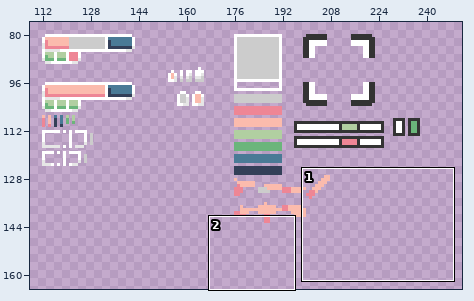
One commit to this pixel-art file: assets/spritesheets/ui.aseprite. Above: a wide view before the commit, with the close-up outlined.
Close-up. Before:
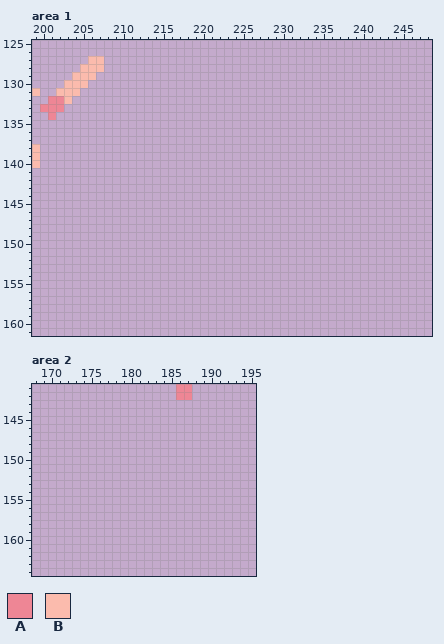
256x256 pixels, 1 frame. Shown: area 1: x 199..248, y 125..161; area 2: x 168..195, y 141..164. The wide view leaves out empty margins.
Palette (. is transparent): A #ee8695  B #fbbbad
Pixels before, area 1, first column x 199:
127 .......BB
128 ......BBB
129 .....BBB.
130 ....BBB..
131 B..BBB...
132 ..AAB....
133 .AAA.....
134 ..A......
135 .........
136 .........
137 .........
138 B........
139 B........
140 B........
Pixels before, area 2, first column x 186:
141 AA
142 AA
Once edited:
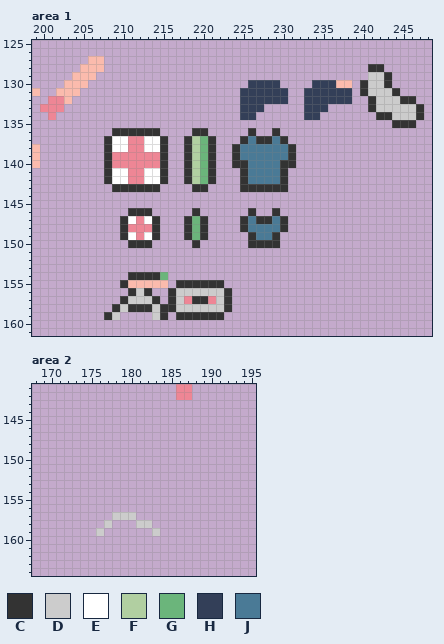
Colours new in this view: C #333333  D #cccccc  E #ffffff  F #b1cfa1  G #6bb57b  H #333f58  J #4a7a96
Difference:
Changed rows in their new state; - is an unchanged pixel.
Area 1:
first column x 208:
128 ---------------------------------CC-----
129 ---------------------------------DDC----
130 ------------------HHHH----HHHBB-CDDC----
131 -----------------HHHHHH--HHHHHH-CDDDC---
132 -----------------HHHHHH--HHHHHH--CDDDCC-
133 -----------------HHH-----HHH-----CDDDDDC
134 -----------------HH------HH-------CCDDDC
135 ------------------------------------CCC-
136 -CCCCCC----CC-----C--C------------------
137 CEEAAEEC--CFGC---CJCCJC-----------------
138 CEEAAEEC--CFGC--CJJJJJJC----------------
139 CAAAAAAC--CFGC--CJJJJJJC----------------
140 CAAAAAAC--CFGC--CCJJJJCC----------------
141 CEEAAEEC--CFGC---CJJJJC-----------------
142 CEEAAEEC--CFGC---CJJJJC-----------------
143 -CCCCCC----CC----CCCCCC-----------------
146 ---CCC-----C------C--C------------------
147 --CEAEC---CGC----CJCCJC-----------------
148 --CAAAC---CGC----CJJJJC-----------------
149 --CEAEC---CGC-----CJJC------------------
150 ---CCC-----C------CCCC------------------
first column x 208:
154 ---CCCCG--------
155 --CBBBBB-CCCCCC-
156 ---CDC--CDDDDDDC
157 --CDDDC-CDACCADC
158 -CDCCCDCCDDDDDDC
159 CD----DC-CCCCCC-
Area 2:
first column x 176:
157 --DDD---
158 -D---DD-
159 D------D
